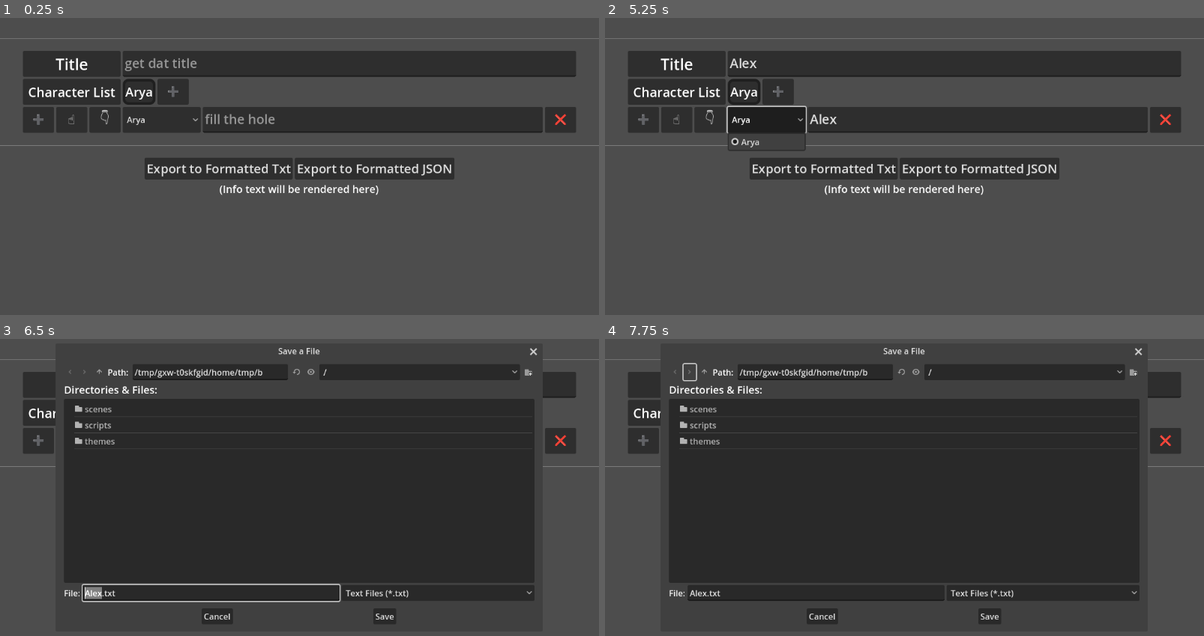
Above: before the commit, frames 1-4 (two rows, left to right).
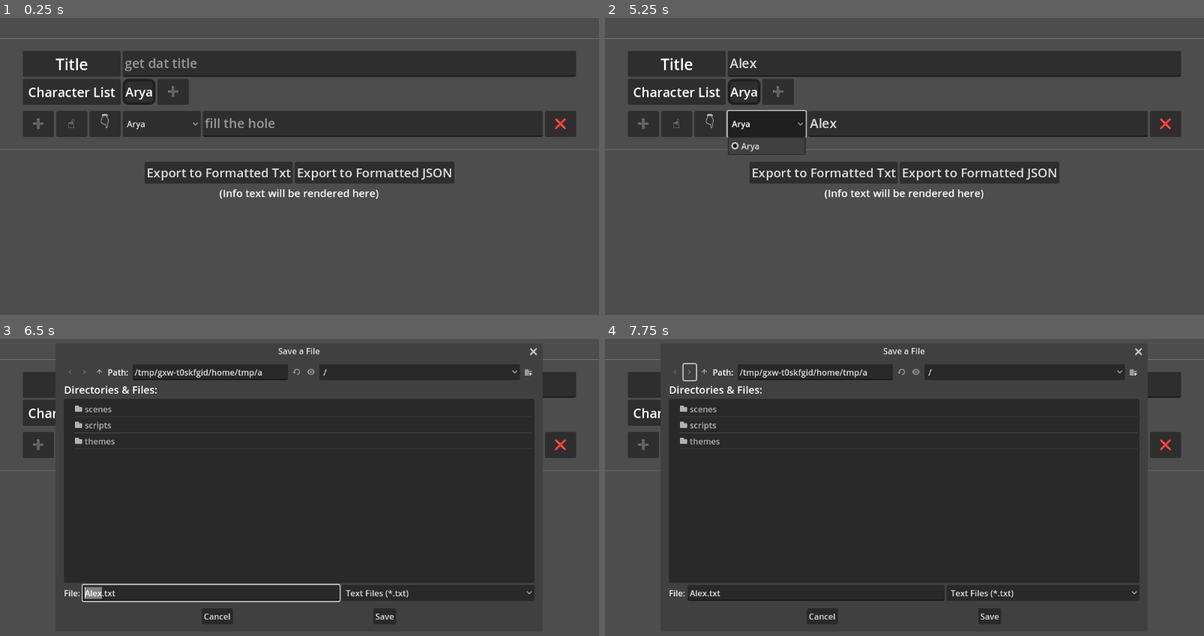
Above: after the commit, the same moments.

Repository: etherealxx/dramaturgamos-godot
Game: Godot game, scene res://scenes/main.tscn
Same seed, same stepped clock (60 frames per second), same inputs: the game is played once before the commit and once after it.
Inputs (mouse positions are in pixels of both pictures, inside the frame that each line leads up to):
- Up to frame 1 (0.25 s): no input
- Up to frame 2 (5.25 s): click (952, 62) at 0.52 s; type "Alex" at 0.6 s; click (976, 118) at 0.75 s; type "Alex" at 0.83 s; click "➕" at 1.25 s; click "✅" at 2 s; click "❌" at 2.75 s; click "☝️" at 3.5 s; click "👇" at 4.25 s; click "Arya" at 5 s
- Up to frame 3 (6.5 s): click "Export to Formatted Txt" at 5.75 s
- Up to frame 4 (7.75 s): click (688, 371) at 6.5 s; click (688, 371) at 7.25 s

The runs differ from the first frame. In frame 1, 5.8% of the frame differs, in the area x 0-100%, y 29-61%; in frame 2, 5.9%; in frame 3, 0.4%; in frame 4, 0.4%.

Commit message:
add characterlist

Diff:
--- a/project.godot
+++ b/project.godot
@@ -10,8 +10,9 @@
 
 [application]
 
-config/name="Dramaturgamos-4.x"
-config/description="Enter an interesting project description here!"
+config/name="Dramaturgamos"
+config/description="tool"
+config/version="0.0.1"
 run/main_scene="res://scenes/main.tscn"
 config/features=PackedStringArray("4.2")
 config/icon="res://icon.png"
--- a/scenes/main.tscn
+++ b/scenes/main.tscn
@@ -111,20 +111,25 @@
 custom_minimum_size = Vector2(40, 0)
 layout_mode = 2
 
-[node name="CharacterList" type="HBoxContainer" parent="ScrollContainer/MainVContainer"]
+[node name="CharacterScroll" type="ScrollContainer" parent="ScrollContainer/MainVContainer"]
+layout_mode = 2
+vertical_scroll_mode = 0
+
+[node name="CharacterList" type="HBoxContainer" parent="ScrollContainer/MainVContainer/CharacterScroll"]
 custom_minimum_size = Vector2(0, 50)
 layout_mode = 2
+size_flags_horizontal = 3
 script = ExtResource("4_p3y4n")
 
-[node name="EmptySpace" type="Control" parent="ScrollContainer/MainVContainer/CharacterList"]
-custom_minimum_size = Vector2(40, 0)
-layout_mode = 2
-
-[node name="CharacterTitle" type="Panel" parent="ScrollContainer/MainVContainer/CharacterList"]
+[node name="EmptySpace" type="Control" parent="ScrollContainer/MainVContainer/CharacterScroll/CharacterList"]
+custom_minimum_size = Vector2(40, 0)
+layout_mode = 2
+
+[node name="CharacterTitle" type="Panel" parent="ScrollContainer/MainVContainer/CharacterScroll/CharacterList"]
 custom_minimum_size = Vector2(188, 0)
 layout_mode = 2
 
-[node name="Title" type="Label" parent="ScrollContainer/MainVContainer/CharacterList/CharacterTitle"]
+[node name="Title" type="Label" parent="ScrollContainer/MainVContainer/CharacterScroll/CharacterList/CharacterTitle"]
 layout_mode = 1
 anchors_preset = 8
 anchor_left = 0.5
@@ -141,37 +146,38 @@
 theme_override_font_sizes/font_size = 25
 text = "Character List"
 
-[node name="CharacterLine" parent="ScrollContainer/MainVContainer/CharacterList" instance=ExtResource("5_ubqmt")]
-layout_mode = 2
-
-[node name="NewCharacterText" type="TextEdit" parent="ScrollContainer/MainVContainer/CharacterList"]
-visible = false
+[node name="CharacterLine" parent="ScrollContainer/MainVContainer/CharacterScroll/CharacterList" instance=ExtResource("5_ubqmt")]
+layout_mode = 2
+
+[node name="NewCharacterText" type="TextEdit" parent="ScrollContainer/MainVContainer/CharacterScroll/CharacterList"]
+visible = false
+custom_minimum_size = Vector2(300, 0)
 layout_mode = 2
 size_flags_horizontal = 3
 theme = SubResource("Theme_xf41s")
 placeholder_text = "write new character here"
 
-[node name="OKButton" type="Button" parent="ScrollContainer/MainVContainer/CharacterList"]
+[node name="OKButton" type="Button" parent="ScrollContainer/MainVContainer/CharacterScroll/CharacterList"]
 visible = false
 custom_minimum_size = Vector2(60, 0)
 layout_mode = 2
 theme = ExtResource("1_53uel")
 text = "✅"
 
-[node name="XButton" type="Button" parent="ScrollContainer/MainVContainer/CharacterList"]
+[node name="XButton" type="Button" parent="ScrollContainer/MainVContainer/CharacterScroll/CharacterList"]
 visible = false
 custom_minimum_size = Vector2(60, 0)
 layout_mode = 2
 theme = ExtResource("1_53uel")
 text = "❌"
 
-[node name="PlusButton" type="Button" parent="ScrollContainer/MainVContainer/CharacterList"]
+[node name="PlusButton" type="Button" parent="ScrollContainer/MainVContainer/CharacterScroll/CharacterList"]
 custom_minimum_size = Vector2(60, 0)
 layout_mode = 2
 theme = ExtResource("1_53uel")
 text = "➕"
 
-[node name="EmptySpace2" type="Control" parent="ScrollContainer/MainVContainer/CharacterList"]
+[node name="EmptySpace2" type="Control" parent="ScrollContainer/MainVContainer/CharacterScroll/CharacterList"]
 custom_minimum_size = Vector2(40, 0)
 layout_mode = 2
 
@@ -262,9 +268,9 @@
 [connection signal="pressed" from="ScrollContainer/MainVContainer/ImportButtons/ExportVarbtn" to="ScrollContainer/MainVContainer/ImportButtons" method="_on_export_varbtn_pressed"]
 [connection signal="pressed" from="ScrollContainer/MainVContainer/ImportButtons/ExportTextbtn" to="ScrollContainer/MainVContainer/ImportButtons" method="_on_export_textbtn_pressed"]
 [connection signal="pressed" from="ScrollContainer/MainVContainer/ImportButtons/ExportJsonbtn" to="ScrollContainer/MainVContainer/ImportButtons" method="_on_export_jsonbtn_pressed"]
-[connection signal="pressed" from="ScrollContainer/MainVContainer/CharacterList/OKButton" to="ScrollContainer/MainVContainer/CharacterList" method="_on_ok_button_pressed"]
-[connection signal="pressed" from="ScrollContainer/MainVContainer/CharacterList/XButton" to="ScrollContainer/MainVContainer/CharacterList" method="_on_x_button_pressed"]
-[connection signal="pressed" from="ScrollContainer/MainVContainer/CharacterList/PlusButton" to="ScrollContainer/MainVContainer/CharacterList" method="_on_plus_button_pressed"]
+[connection signal="pressed" from="ScrollContainer/MainVContainer/CharacterScroll/CharacterList/OKButton" to="ScrollContainer/MainVContainer/CharacterScroll/CharacterList" method="_on_ok_button_pressed"]
+[connection signal="pressed" from="ScrollContainer/MainVContainer/CharacterScroll/CharacterList/XButton" to="ScrollContainer/MainVContainer/CharacterScroll/CharacterList" method="_on_x_button_pressed"]
+[connection signal="pressed" from="ScrollContainer/MainVContainer/CharacterScroll/CharacterList/PlusButton" to="ScrollContainer/MainVContainer/CharacterScroll/CharacterList" method="_on_plus_button_pressed"]
 [connection signal="pressed" from="ScrollContainer/MainVContainer/ExportButtons_old/ExportVarbtn" to="ScrollContainer/MainVContainer/ExportButtons_old" method="_on_export_varbtn_pressed"]
 [connection signal="pressed" from="ScrollContainer/MainVContainer/ExportButtons_old/ExportTextbtn" to="ScrollContainer/MainVContainer/ExportButtons_old" method="_on_export_textbtn_pressed"]
 [connection signal="pressed" from="ScrollContainer/MainVContainer/ExportButtons_old/ExportJsonbtn" to="ScrollContainer/MainVContainer/ExportButtons_old" method="_on_export_jsonbtn_pressed"]
--- a/scripts/MainVContainer.gd
+++ b/scripts/MainVContainer.gd
@@ -1,6 +1,6 @@
 extends VBoxContainer
 
-@onready var charlist = $CharacterList
+@onready var charlist = $CharacterScroll/CharacterList
 # Called when the node enters the scene tree for the first time.
 func _ready():
 	charlist.update_all_name_list()
--- a/scripts/MainVContainer/CharacterList.gd
+++ b/scripts/MainVContainer/CharacterList.gd
@@ -1,6 +1,6 @@
 extends HBoxContainer
 
-@onready var parent = get_parent()
+@onready var parent = get_parent().get_parent()
 @onready var plus = $PlusButton
 @onready var xbtn = $XButton
 @onready var ok = $OKButton
Not shown, added: export_presets.cfg
Not shown, changed: .gitignore
